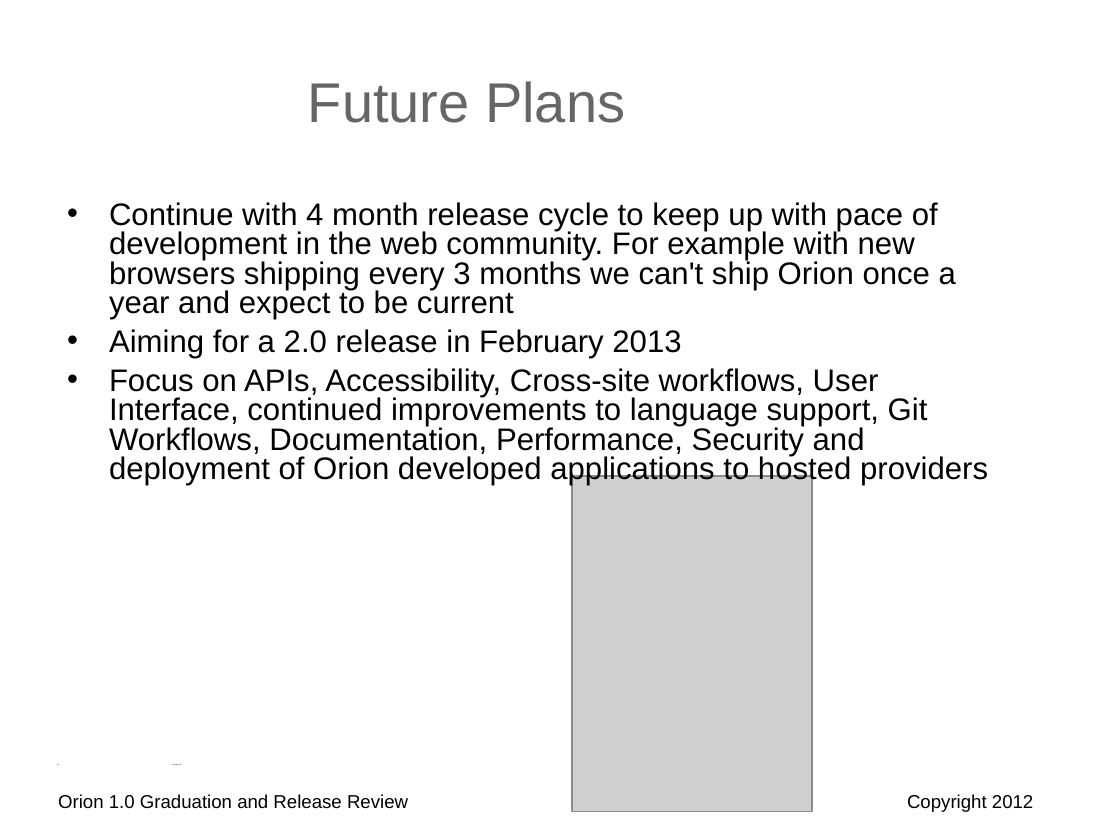
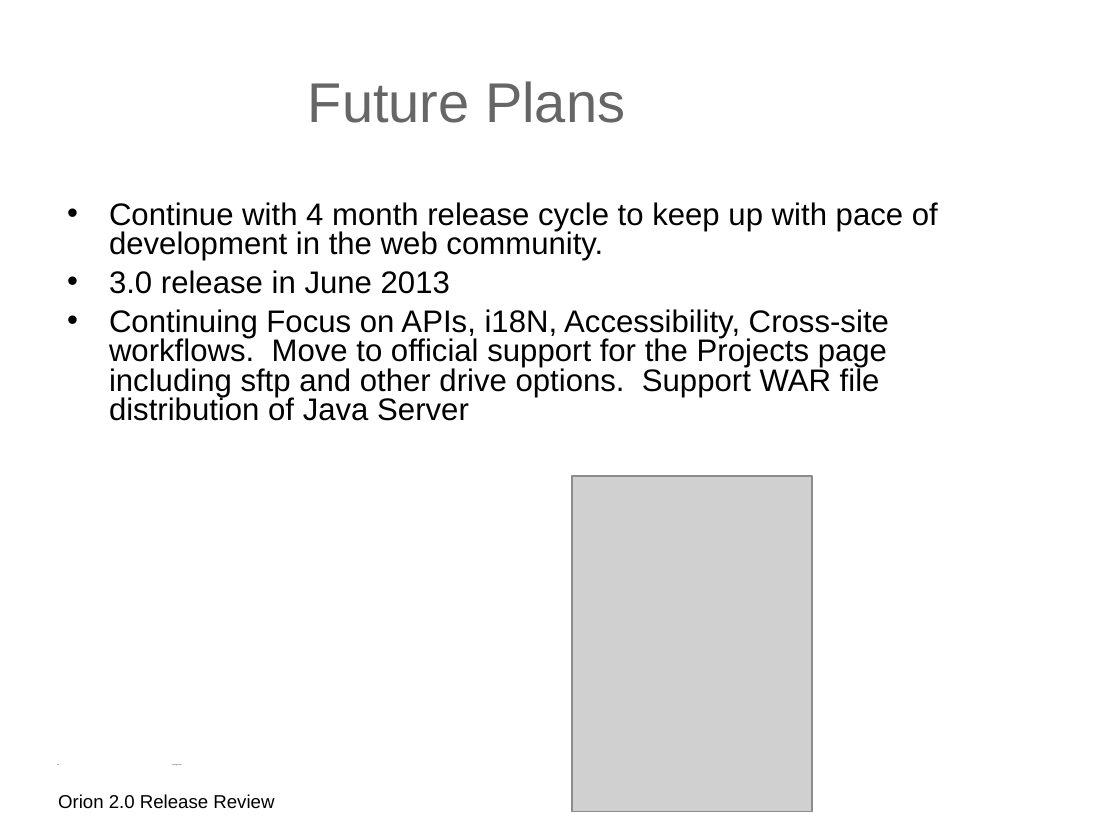
Before and after one commit to eclipse-archived/orion, a slide deck: slide 14 of reviews/orion-2-0-release-review.odp (slide 25 before the commit). Drawn at 1120x840 pixels with LibreOffice and Linux fonts; fonts in the diff are those of the drawing; grey boxes stand for pictures; background and template pictures are left out. Boxes give left, top, right and bottom in pixels: in the first picture for what was removed or moved away, otherwise in the second. Text is boxed around its words. In the diff, an @@ line names an element or a change of style, - is before the commit and + after.

Commit message:
Updating 2.0 Review Slides

```diff
--- a/reviews/orion-2-0-release-review.odp
+++ b/reviews/orion-2-0-release-review.odp
@@ text at box(109, 202, 938, 421): text changed @@
-• Continue with 4 month release cycle to keep up with pace of development in the web community. For example with new browsers shipping every 3 months we can't ship Orion once a year and expect to be current
-• Aiming for a 2.0 release in February 2013
-• Focus on APIs, Accessibility, Cross-site workflows, User Interface, continued improvements to language support, Git Workflows, Documentation, Performance, Security and deployment of Orion developed applications to hosted providers
+• Continue with 4 month release cycle to keep up with pace of development in the web community.
+• 3.0 release in June 2013
+• Continuing Focus on APIs, i18N, Accessibility, Cross-site workflows. Move to official support for the Projects page including sftp and other drive options. Support WAR file distribution of Java Server
@@ text at box(58, 794, 274, 809): text changed @@
-Orion 1.0 Graduation and Release Review
+Orion 2.0 Release Review
@@ text removed at box(907, 794, 1033, 812) @@
-Copyright 2012
```
Also in this commit, not shown: 9 other slides changed, 4 slides added, 15 slides removed, 1 other file.
